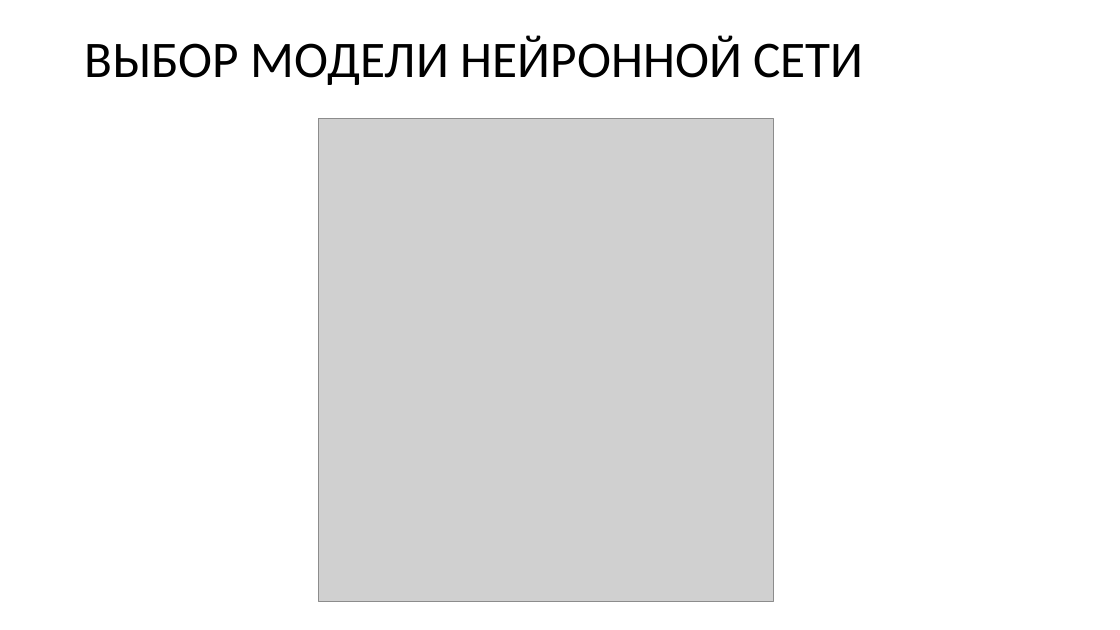
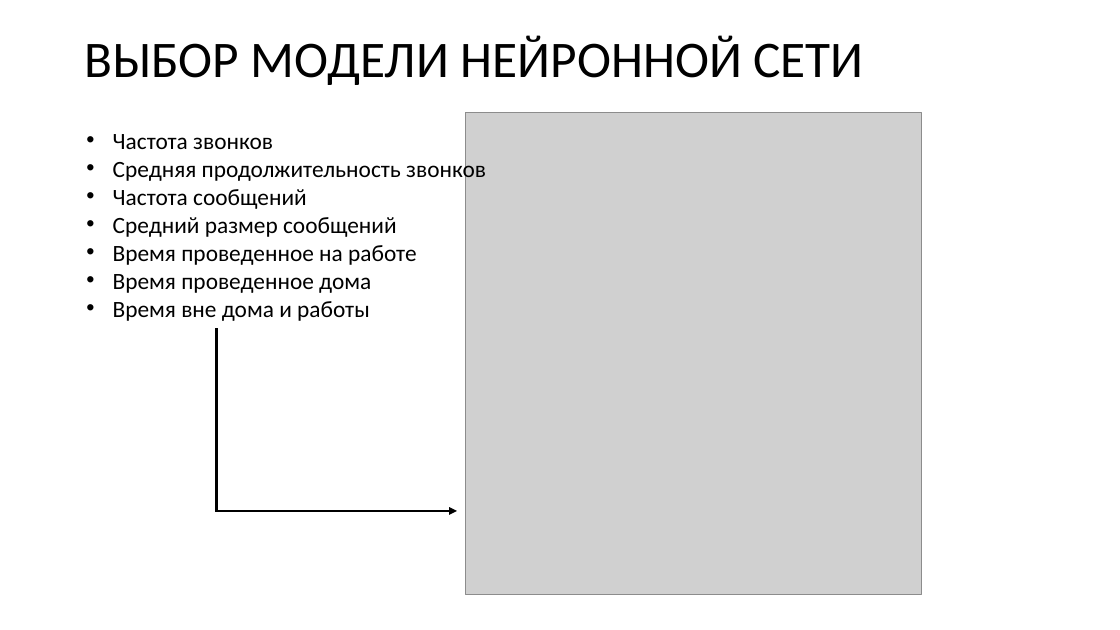
Before and after one commit to Wideweb/-digital-psychology-docs, a slide deck: slide 7 of Алькевич А.С/Презентация.pptx. Drawn at 1120x630 pixels with LibreOffice and Linux fonts; fonts in the diff are those of the drawing; grey boxes stand for pictures. Boxes give left, top, right and bottom in pixels: in the first picture for what was removed or moved away, otherwise in the second. Text is boxed around its words. In the diff, an @@ line names an element or a change of style, - is before the commit and + after.

```diff
--- a/Алькевич А.С/Презентация.pptx
+++ b/Алькевич А.С/Презентация.pptx
@@ picture: place and size @@
-picture at box(318, 118, 775, 601)
+picture at box(465, 113, 922, 595)
@@ text added at box(113, 134, 486, 321), 20 pt, text #000000 @@
+• Частота звонков
+• Средняя продолжительность звонков
+• Частота сообщений
+• Средний размер сообщений
+• Время проведенное на работе
+• Время проведенное дома
+• Время вне дома и работы
@@ elbow arrow added from (217, 329) to (457, 511), #000000 2.25 pt @@
```
Also in this commit, not shown: 1 other slide changed, 2 other files.
